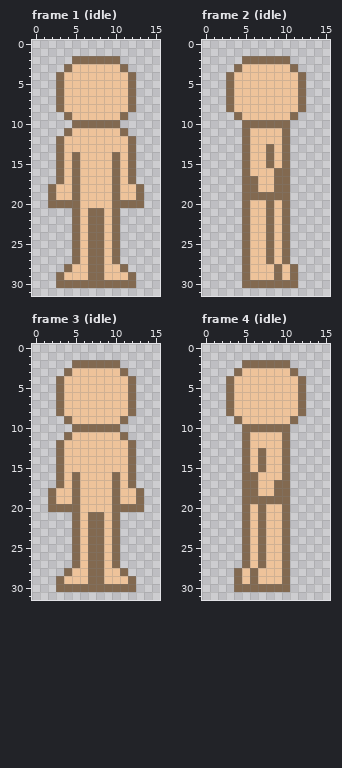
A pixel-art file gets an edit: Shroomfall/entity/player/player.aseprite. Above, as it was before the edit.
16x32 pixels, 36 frames. Colours within 5 levels of each other are drawn and written as one. Shown: frame 1 (idle), frame 2 (idle), frame 3 (idle), frame 4 (idle). The commit also changed other frames, which this record leaves out.
New version:
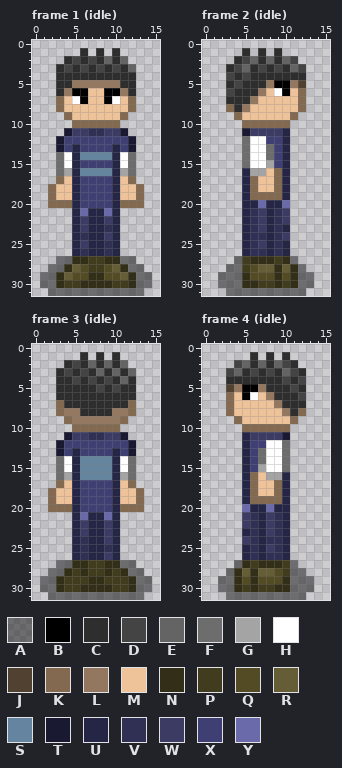
Palette (. is transparent): A #00000077  B #000000  C #2e2e2e  D #444444  E #646464  F #6d6d6d  G #a4a4a4  H #ffffff  J #504131  K #826950  L #93785f  M #eec39a  N #322e17  P #413c1e  Q #524b24  R #645d35  S #65849f  T #191932  U #252546  V #303055  W #3b3b64  X #3f3f74  Y #6a6aaa
The exact change:
layer "skin/shadow" added
layer "eye/small" now shown
layer "shoe/oxford" now shown
layer "pant/jean" now shown
layer "shirt/purple" now shown
layer "hair/short" now shown
Changed rows in their new state; - is an unchanged pixel.
Frame 1 (idle):
first column x 3:
 1 ---C-C-C--
 2 -CDCDCECE-
 3 CDCDCDCDCE
 4 CCCCCCCCCC
 5 CCLLLLLLCC
 6 CLBB--BBLC
 7 --HB--BH--
first column x 1:
11 ---TWWVVWWT---
12 --TXXXXXXXXT--
13 --TXUXXXXUXT--
14 --FHUSSSSUHF--
15 --FHUXXXXUHF--
16 --FGUSSSSUGF--
17 ----UXXXXU----
18 ----UXXXXU----
19 ----UXXXXU----
20 ----UXXXXU----
21 ----UYUUYU----
22 ----UWUUWU----
23 ----UWUUVU----
24 ----UVUUWU----
25 ----UWUUVU----
26 ----UVUUVU----
27 --AANNPPNNAA--
28 -AANRQPPQRNAA-
29 AANRQQNNQQRNAA
30 AANPPNNNNPPNAA
31 -AAAAAAAAAAAA-
Frame 2 (idle):
first column x 2:
 1 ---C-C-C----
 2 --CDECECED--
 3 -CDECDCDCED-
 4 -DCDCCCCCCC-
 5 -CDCCCLBBLJ-
 6 -DCCCL-HB---
 7 -CCCL-------
 8 --CL--------
11 ---TWWWWU---
12 ---FHHXXU---
13 ---FHHFXU---
14 ---FHHFXU---
15 ---FHHGXU---
16 ---UGG--U---
17 ---U----U---
18 ---U----U---
19 ---U----U---
20 ---UUYUUY---
21 ---UVWUVW---
22 ---UVWUVW---
23 ---UVWUVU---
24 ---UVVUVW---
25 ---UVWUVU---
26 ---UVVUVU---
27 --APNNNPNA--
28 -AAPQRRNRNA-
29 AAANQQQNQNAA
30 AAANNPPNPNAA
31 -AAAAAAAAAA-
Frame 3 (idle):
first column x 1:
 1 -----C-C-C----
 2 ---CDCECECE---
 3 --CDCDCECECE--
 4 --CCDCDCDCEC--
 5 --CCCCCDCDCC--
 6 --CCCCCCCCCC--
 7 ---CCCCCCCC---
 8 ---LLCCCCLL---
 9 ----LLLLLL----
11 ---TWWVVWWT---
12 --TXXXXXXXXT--
13 --TXUXXXXUXT--
14 --FHUSSSSUHF--
15 --FHUSSSSUHF--
16 --FGUSSSSUGF--
17 ----UXXXXU----
18 ----UXXXXU----
19 ----UXXXXU----
20 ----UXXXXU----
21 ----UYUUYU----
22 ----UWUUWU----
23 ----UWUUWU----
24 ----UVUUWU----
25 ----UVUUVU----
26 ----UVUUWU----
27 --AANNPPNNAA--
28 -AANPNPPNPNAA-
29 AANPPPNNPPPNAA
30 AANPPNNNNPPNAA
31 -AAAAAAAAAAAA-
Frame 4 (idle):
first column x 2:
 1 ----C-C-C---
 2 --DECECEDC--
 3 -DECDCDCEDC-
 4 -CCCCCCCDCD-
 5 -JLBBLCCCDC-
 6 ---BH-LCCCD-
 7 -------LCCC-
 8 --------LC--
11 ---UWWWWT---
12 ---UXXHHF---
13 ---UXFHHF---
14 ---UXFHHF---
15 ---UXGHHF---
16 ---U--GGU---
17 ---U----U---
18 ---U----U---
19 ---U----U---
20 ---YUUYUU---
21 ---WVUWVU---
22 ---WVUWVU---
23 ---UVUWVU---
24 ---WVUVVU---
25 ---UVUWVU---
26 ---UVUVVU---
27 --ANPNNNPA--
28 -ANRNRRQPAA-
29 AANQNQQQNAAA
30 AANPNPPNNAAA
31 -AAAAAAAAAA-
